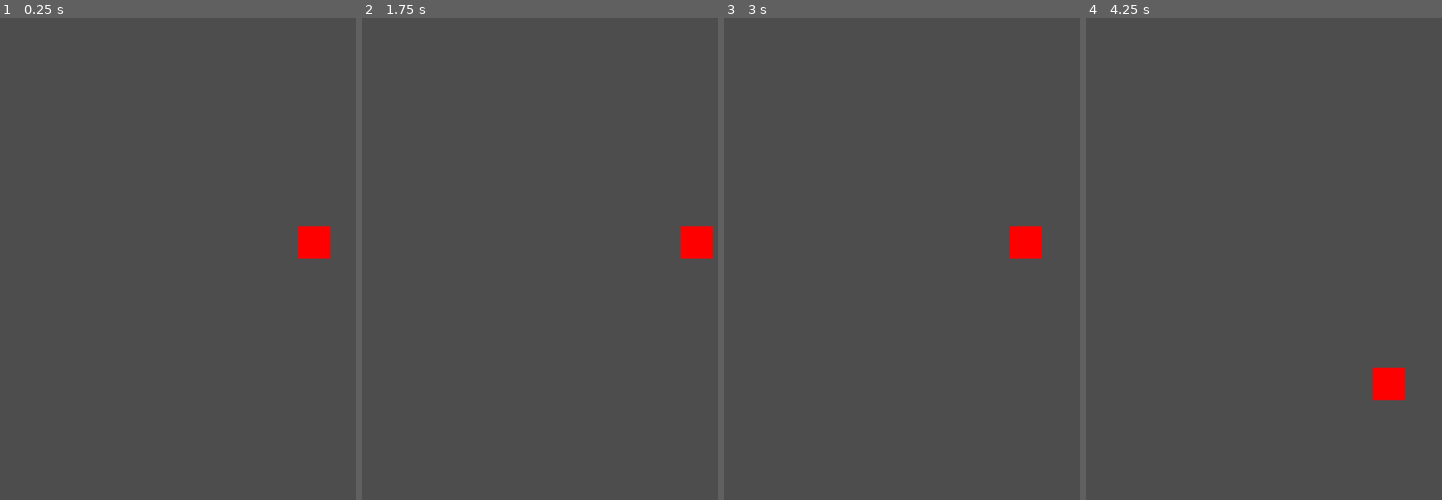
Above: before the commit, frames 1-4 (left to right).
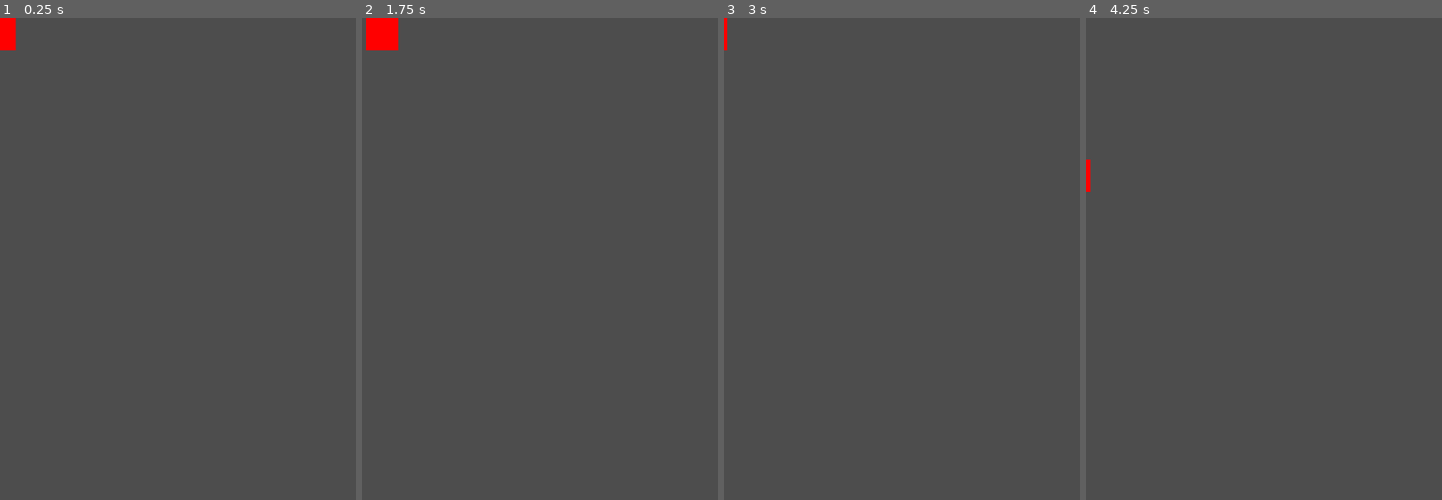
Above: after the commit, the same moments.

Repository: str08/CIEE-Game
Game: Godot game, scene res://Scenes/BossOne.tscn
The game is run twice, just before and just after one commit, with the same random seed, the same clock (stepped at 60 frames per second) and the same inputs. This scene is started directly instead of the project's main scene.
Inputs:
- Up to frame 1 (0.25 s): no input
- Up to frame 2 (1.75 s): hold D (Right) 0.53-1.28 s; hold J (Shoot) 0.53-1.28 s; hold S (Down) from 1.28 s (still down); tap Shift (Slow) at 1.35 s
- Up to frame 3 (3 s): release S (Down) at 2.03 s; hold D (Right) 2.03-2.78 s; hold J (Shoot) 2.03-2.78 s; tap Enter at 2.75 s; hold W (Up) from 2.78 s (still down); tap Shift (Slow) at 2.85 s
- Up to frame 4 (4.25 s): tap Space at 3.5 s; release W (Up) at 3.53 s; hold A (Left) from 3.53 s (still down); hold J (Shoot) from 3.53 s (still down)

The runs differ from the first frame. In frame 1, 0.9% of the frame differs, in the area x 0-93%, y 0-50%; in frame 2, 1.2%, in the area x 1-99%, y 0-50%; in frame 3, 0.7%; in frame 4, 0.7%.

Commit message:
boss update

Diff:
--- a/ciee-game/Scenes/BaseBoss.tscn
+++ b/ciee-game/Scenes/BaseBoss.tscn
@@ -1,6 +1,6 @@
 [gd_scene load_steps=2 format=3 uid="uid://cieq6mil2t854"]
 
-[ext_resource type="Script" uid="uid://bb2urcjeq28xo" path="res://Scripts/base_boss.gd" id="1_dq00a"]
+[ext_resource type="Script" uid="uid://bb2urcjeq28xo" path="res://Bosses/Scripts/base_boss.gd" id="1_dq00a"]
 
 [node name="BaseBoss" type="Node2D"]
 script = ExtResource("1_dq00a")
--- a/ciee-game/Scenes/BossOne.tscn
+++ b/ciee-game/Scenes/BossOne.tscn
@@ -1,7 +1,8 @@
-[gd_scene load_steps=3 format=3 uid="uid://blpvjrj0vk0cg"]
+[gd_scene load_steps=4 format=3 uid="uid://blpvjrj0vk0cg"]
 
 [ext_resource type="PackedScene" uid="uid://cieq6mil2t854" path="res://Bosses/Scenes/BaseBoss.tscn" id="1_4w1kq"]
 [ext_resource type="Script" uid="uid://dyam3gfu6cqct" path="res://Bosses/Scripts/boss_one.gd" id="2_7n6p3"]
+[ext_resource type="PackedScene" uid="uid://q3252bgcxrb2" path="res://Bullets/Scenes/bullet.tscn" id="3_nr22k"]
 
 [node name="BaseBoss" instance=ExtResource("1_4w1kq")]
 script = ExtResource("2_7n6p3")
@@ -12,26 +13,18 @@
 shoot_interval = 1.0
 phase2_threshold = 0.7
 phase3_threshold = 0.3
+bullet_scene = ExtResource("3_nr22k")
+bullet_container_path = NodePath("")
+player_path = NodePath("")
+bullet_speed_p1 = 220.0
+bullet_speed_p2 = 260.0
+bullet_speed_p3 = 300.0
+dash_trail_bullet_speed = 200.0
+dash_trail_bullet_count = 6
+dash_trail_prep_count = 2
+dash_trail_spread_deg = 30.0
 dash_shoot_interval = 0.2
 
-[node name="ColorRect" parent="." index="0"]
-offset_left = 312.0
-offset_top = 206.0
-offset_right = 344.0
-offset_bottom = 238.0
-
-[node name="WarningLine" type="ColorRect" parent="." index="2"]
-visible = false
-offset_left = 244.0
-offset_top = 23.0
-offset_right = 252.0
-offset_bottom = 503.0
-color = Color(1, 0, 0, 0.666667)
-
-[node name="UI" type="CanvasLayer" parent="." index="3"]
-
-[node name="HealthBar" type="TextureProgressBar" parent="UI" index="0"]
-offset_right = 400.0
-offset_bottom = 20.0
-max_value = 300.0
-value = 300.0
+[node name="WarningLine" type="Line2D" parent="." index="2"]
+width = 4.0
+default_color = Color(1, 0, 0, 1)
--- a/ciee-game/Scenes/BossThree.tscn
+++ b/ciee-game/Scenes/BossThree.tscn
@@ -1,7 +1,7 @@
 [gd_scene load_steps=3 format=3 uid="uid://cxiif1wu1v4hb"]
 
-[ext_resource type="PackedScene" uid="uid://cieq6mil2t854" path="res://Scenes/BaseBoss.tscn" id="1_eo1bt"]
-[ext_resource type="Script" path="res://Scripts/boss_three.gd" id="2_tpvph"]
+[ext_resource type="PackedScene" uid="uid://cieq6mil2t854" path="res://Bosses/Scenes/BaseBoss.tscn" id="1_eo1bt"]
+[ext_resource type="Script" uid="uid://4shxs7b2uysg" path="res://Bosses/Scripts/boss_three.gd" id="2_tpvph"]
 
 [node name="BaseBoss" instance=ExtResource("1_eo1bt")]
 script = ExtResource("2_tpvph")
@@ -17,24 +17,31 @@
 p3_clone_count = 4
 
 [node name="ColorRect" parent="." index="0"]
-offset_left = 598.0
-offset_top = 290.0
-offset_right = 630.0
-offset_bottom = 322.0
+offset_left = 50.0
+offset_top = 50.0
+offset_right = 82.0
+offset_bottom = 82.0
 color = Color(1, 1, 0, 1)
 
 [node name="TeleportPoints" type="Node2D" parent="." index="2"]
 
 [node name="TopLeft" type="Marker2D" parent="TeleportPoints" index="0"]
+position = Vector2(35, 10)
 
 [node name="TopRight" type="Marker2D" parent="TeleportPoints" index="1"]
+position = Vector2(464, -155)
 
 [node name="MidLeft" type="Marker2D" parent="TeleportPoints" index="2"]
+position = Vector2(-159, 36)
 
 [node name="MidRight" type="Marker2D" parent="TeleportPoints" index="3"]
+position = Vector2(463, 56)
 
 [node name="BottomLeft" type="Marker2D" parent="TeleportPoints" index="4"]
+position = Vector2(-151, 295)
 
 [node name="BottomRight" type="Marker2D" parent="TeleportPoints" index="5"]
+position = Vector2(472, 307)
 
 [node name="CloneContainer" type="Node2D" parent="." index="3"]
+position = Vector2(123, 108)
--- a/ciee-game/Scenes/BossTwo.tscn
+++ b/ciee-game/Scenes/BossTwo.tscn
@@ -1,7 +1,7 @@
 [gd_scene load_steps=3 format=3 uid="uid://o3pr5q2j18ds"]
 
-[ext_resource type="PackedScene" uid="uid://cieq6mil2t854" path="res://Scenes/BaseBoss.tscn" id="1_83wv5"]
-[ext_resource type="Script" path="res://Scripts/boss_two.gd" id="2_ug8f0"]
+[ext_resource type="PackedScene" uid="uid://cieq6mil2t854" path="res://Bosses/Scenes/BaseBoss.tscn" id="1_83wv5"]
+[ext_resource type="Script" uid="uid://bm6h74r1uj5jk" path="res://Bosses/Scripts/boss_two.gd" id="2_ug8f0"]
 
 [node name="BaseBoss" instance=ExtResource("1_83wv5")]
 script = ExtResource("2_ug8f0")
@@ -22,10 +22,10 @@
 wall_rows = 4
 
 [node name="ColorRect" parent="." index="0"]
-offset_left = 207.0
-offset_top = 123.0
-offset_right = 239.0
-offset_bottom = 155.0
+offset_left = 150.0
+offset_top = 50.0
+offset_right = 182.0
+offset_bottom = 82.0
 color = Color(1, 0, 0.819608, 1)
 
 [node name="TeleportPoints" type="Node2D" parent="." index="2"]
